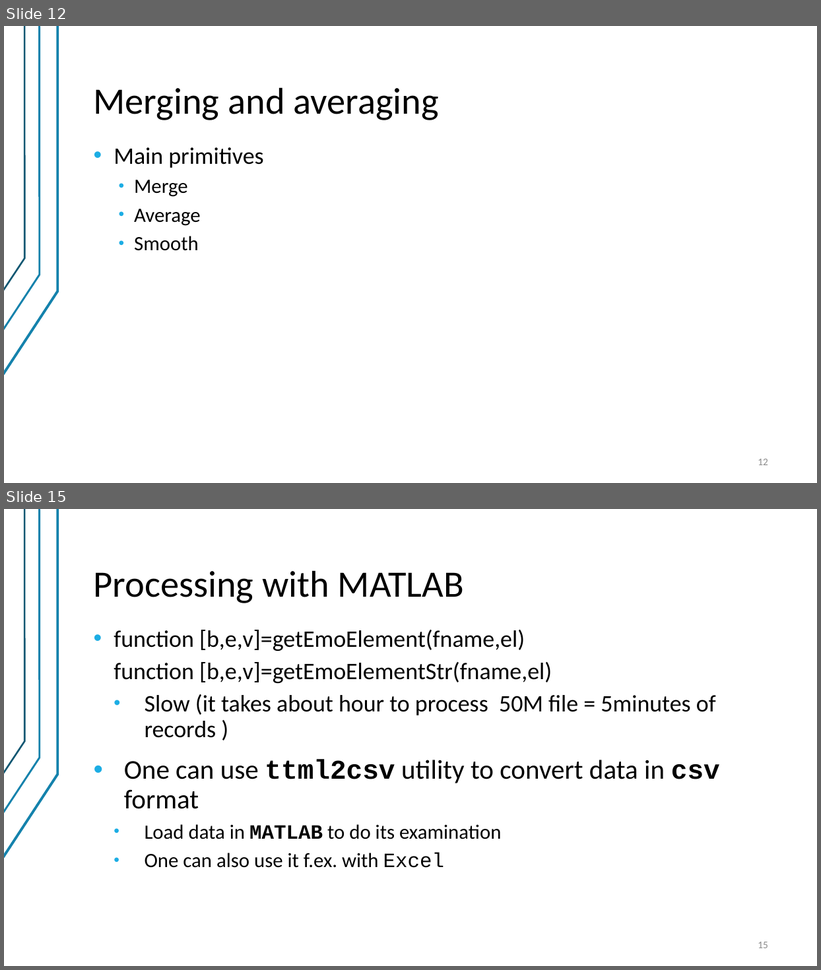
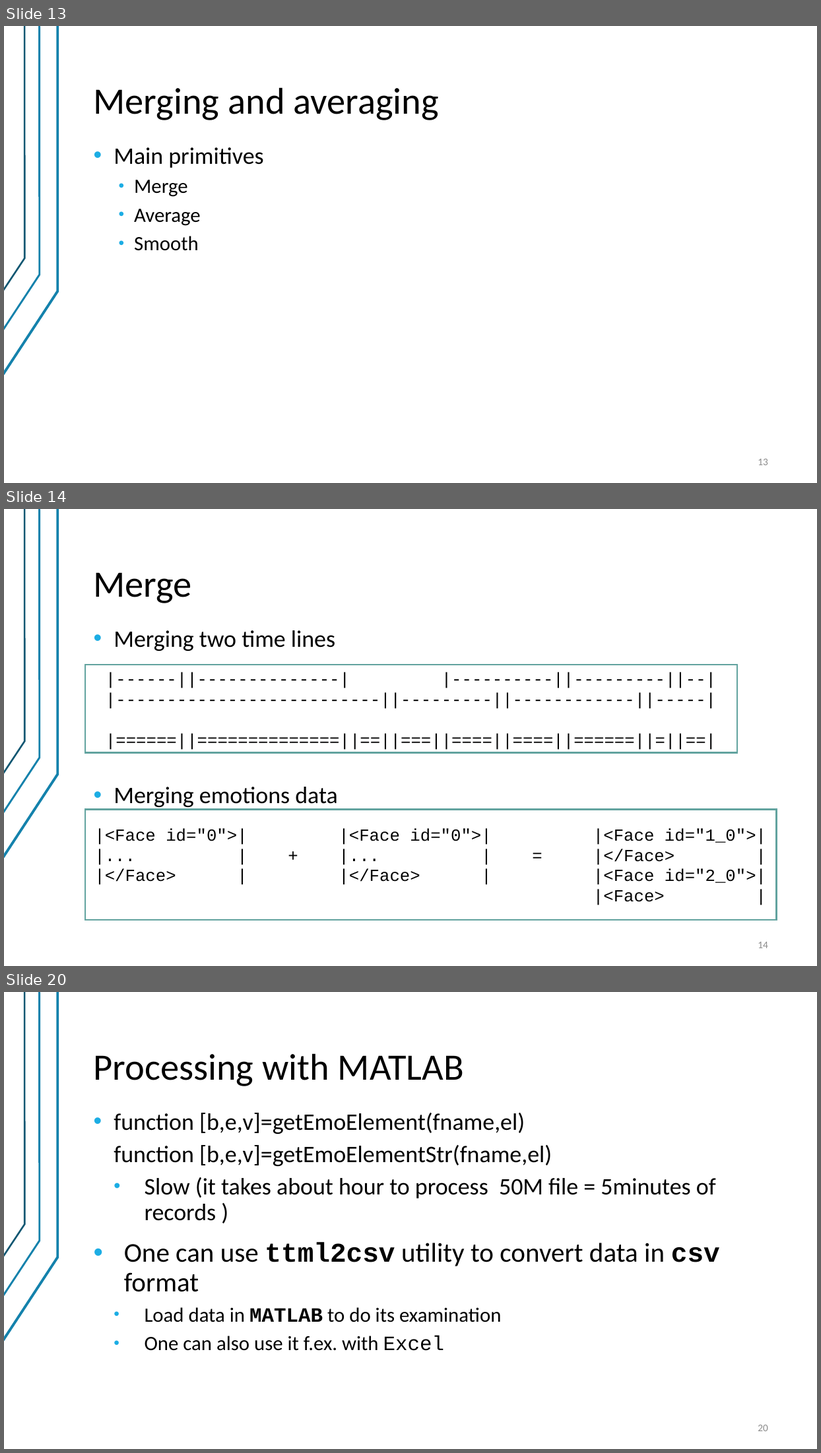
Before and after one commit to valber-8/emotracker, a slide deck: EmotionsTracker.pptx. Shown one above the other, each under a label of ours: slides 12 and 15 before the commit, slides 13, 14 and 20 after it; the slides between them are not shown. The pictures are 821x970 and 821x1453 pixels, drawn with LibreOffice and Linux fonts; fonts in the diff are those of the drawing. Boxes give left, top, right and bottom in pixels: in the first picture for what was removed or moved away, otherwise in the second. Text is boxed around its words. In the diff, an @@ line names an element or a change of style, - is before the commit and + after.

```diff
--- a/EmotionsTracker.pptx
+++ b/EmotionsTracker.pptx
@@ slide 14 added at [4,509,817,966], background #FFFFFF; not listed: 3 template elements that a slide beside it also shows @@
@@ title added at [94,572,192,603], 44 pt, text #000000 @@
+Merge
@@ text added at [114,630,338,809], 28 pt, text #000000 @@
+• Merging two time lines
+• Merging emotions data
@@ rectangle added at [85,665,737,753], fill #FFFFFF, outline #62A39F 2 pt, 20 pt, text #000000 @@
+|------||--------------| |----------||---------||--|
+|--------------------------||---------||------------||-----|
+|======||==============||==||===||====||====||======||=||==|
@@ rectangle added at [85,810,776,920], fill #FFFFFF, outline #62A39F 2 pt, 20 pt, text #000000 @@
+|<Face id="0">| |<Face id="0">| |<Face id="1_0">|
+|... | + |... | = |</Face> |
+|</Face> | |</Face> | |<Face id="2_0">|
+|<Face> |
@@ page number added at [758,942,768,949], 12 pt, text #8C8C8C @@
+14
@@ what was slide 12 is now slide 13 @@
@@ page number at [758,459,768,466]: text changed @@
-12
+13
@@ what was slide 15 is now slide 20 @@
@@ page number at [758,1425,768,1432]: text changed @@
-15
+20
```
Also in this commit, not shown: 4 slides changed, 4 other slides added, 10 other files.
